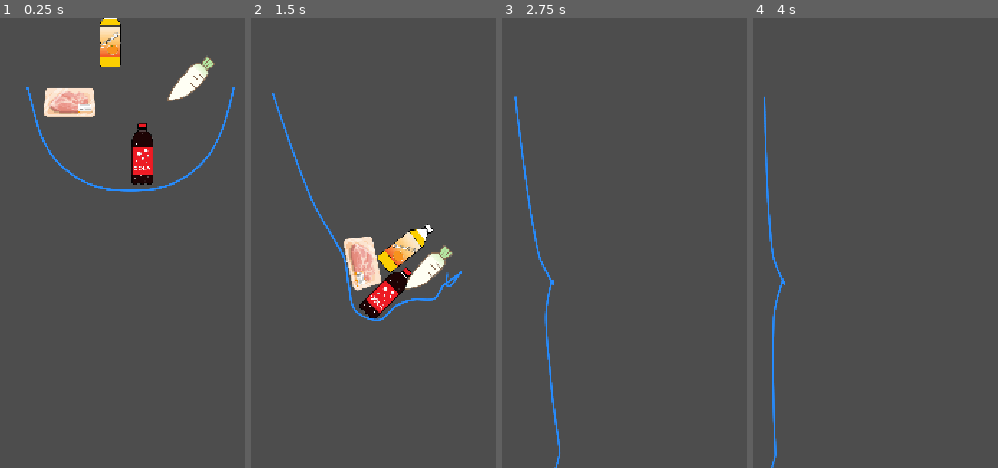
Above: before the commit, frames 1-4 (left to right).
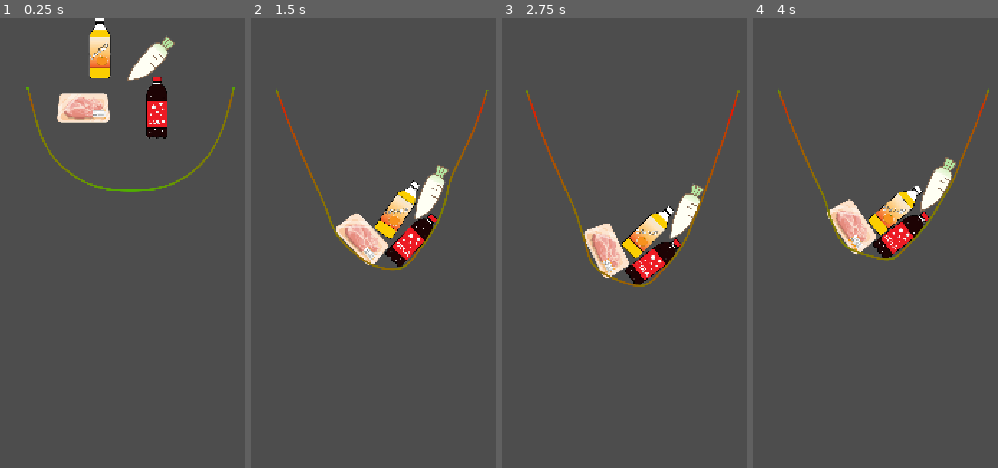
Above: after the commit, the same moments.

Repository: MakuroSama/gouDouJam5
Game: Godot game, scene res://EuroTestScene.tscn
Same seed, same stepped clock (60 frames per second), same inputs: the game is played once before the commit and once after it. This scene is started directly instead of the project's main scene.
Inputs:
- Up to frame 1 (0.25 s): no input
- Up to frame 2 (1.5 s): no input
- Up to frame 3 (2.75 s): no input
- Up to frame 4 (4 s): no input

The runs differ from the first frame. In frame 1, 7.6% of the frame differs, in the area x 10-96%, y 0-39%; in frame 2, 8.6%, in the area x 8-98%, y 16-68%; in frame 3, 5.9%; in frame 4, 5.8%.

Commit message:
Debug用　線の色

Diff:
--- a/EuroTestScene.tscn
+++ b/EuroTestScene.tscn
@@ -9,27 +9,27 @@
 [node name="Node2D" type="Node2D" unique_id=90045965]
 
 [node name="Chikin" parent="." unique_id=1187842508 instance=ExtResource("2_ydppn")]
-position = Vector2(489, 93)
+position = Vector2(509, 101)
 collision_layer = 3
 collision_mask = 3
 mass = 0.288
 
 [node name="Orange" parent="." unique_id=24999337 instance=ExtResource("4_c4wsi")]
-position = Vector2(547, -2)
+position = Vector2(532, 14)
 collision_layer = 3
 collision_mask = 3
 mass = 0.34
 
 [node name="Daikon" parent="." unique_id=2000708975 instance=ExtResource("3_yk8n3")]
-position = Vector2(664, 59)
+position = Vector2(606, 30)
 collision_layer = 3
 collision_mask = 3
 mass = 0.082
 
 [node name="Cola" parent="." unique_id=1170558013 instance=ExtResource("2_a2kt7")]
-position = Vector2(594, 167)
+position = Vector2(615, 100)
 collision_mask = 3
-mass = 0.91
+mass = 0.357
 
 [node name="Bag" parent="." unique_id=148969257 instance=ExtResource("1_ldth5")]
 position = Vector2(577, 82)
--- a/bag.gd
+++ b/bag.gd
@@ -1,7 +1,6 @@
 
 extends Node2D
 class_name Chain
-
 
 # ============================================================
 # BAG
@@ -21,7 +20,6 @@
 # Collision circles overlap by this amount.
 @export_range(1.0, 2.0, 0.05)
 var collision_overlap: float = 1.5
-
 
 # ============================================================
 # PHYSICS
@@ -54,7 +52,6 @@
 # Mass of each bag link.
 @export var link_mass: float = 0.05
 
-
 # ============================================================
 # HOOKS
 # ============================================================
@@ -64,7 +61,6 @@
 @export var hook_path: NodePath
 @export var hook2_path: NodePath
 
-
 # ============================================================
 # BREAKING
 # ============================================================
@@ -73,7 +69,6 @@
 
 # Set to 0 to effectively disable breaking.
 @export var break_threshold: float = 70.0
-
 
 # ============================================================
 # RENDERING
@@ -84,7 +79,8 @@
 @export var draw_bag: bool = true
 @export var bag_line_width: float = 2
 @export var smooth_subdivisions: int = 40
-@export var bag_color: Color = Color(0.15, 0.55, 1.0)
+@export var bag_color: Color = Color(0.0, 1.0, 0.0, 1.0)
+@export var bag_break_color: Color = Color(1.0, 0.0, 0.0, 1.0)
 
 
 # ============================================================
@@ -583,7 +579,7 @@
 		draw_line(
 			smooth_points[i],
 			smooth_points[i + 1],
-			bag_color,
+			lerp(bag_color,bag_break_color,(smooth_points[i].distance_to(smooth_points[i+1])*smooth_subdivisions)/break_threshold),
 			bag_line_width,
 			true
 		)
